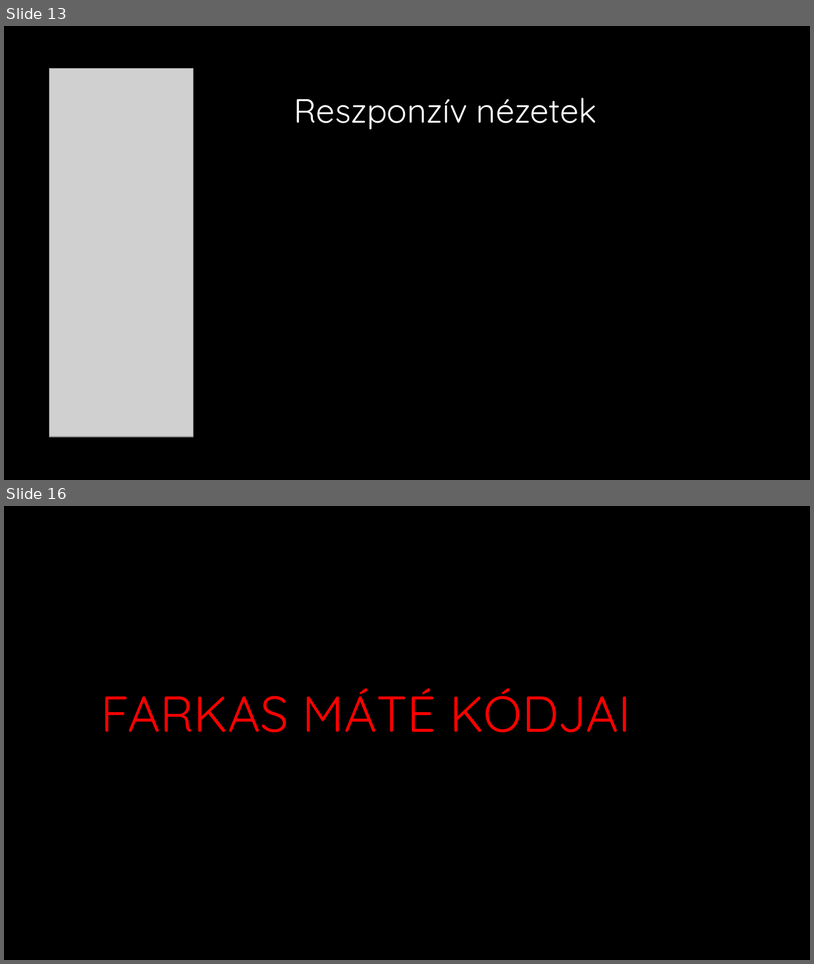
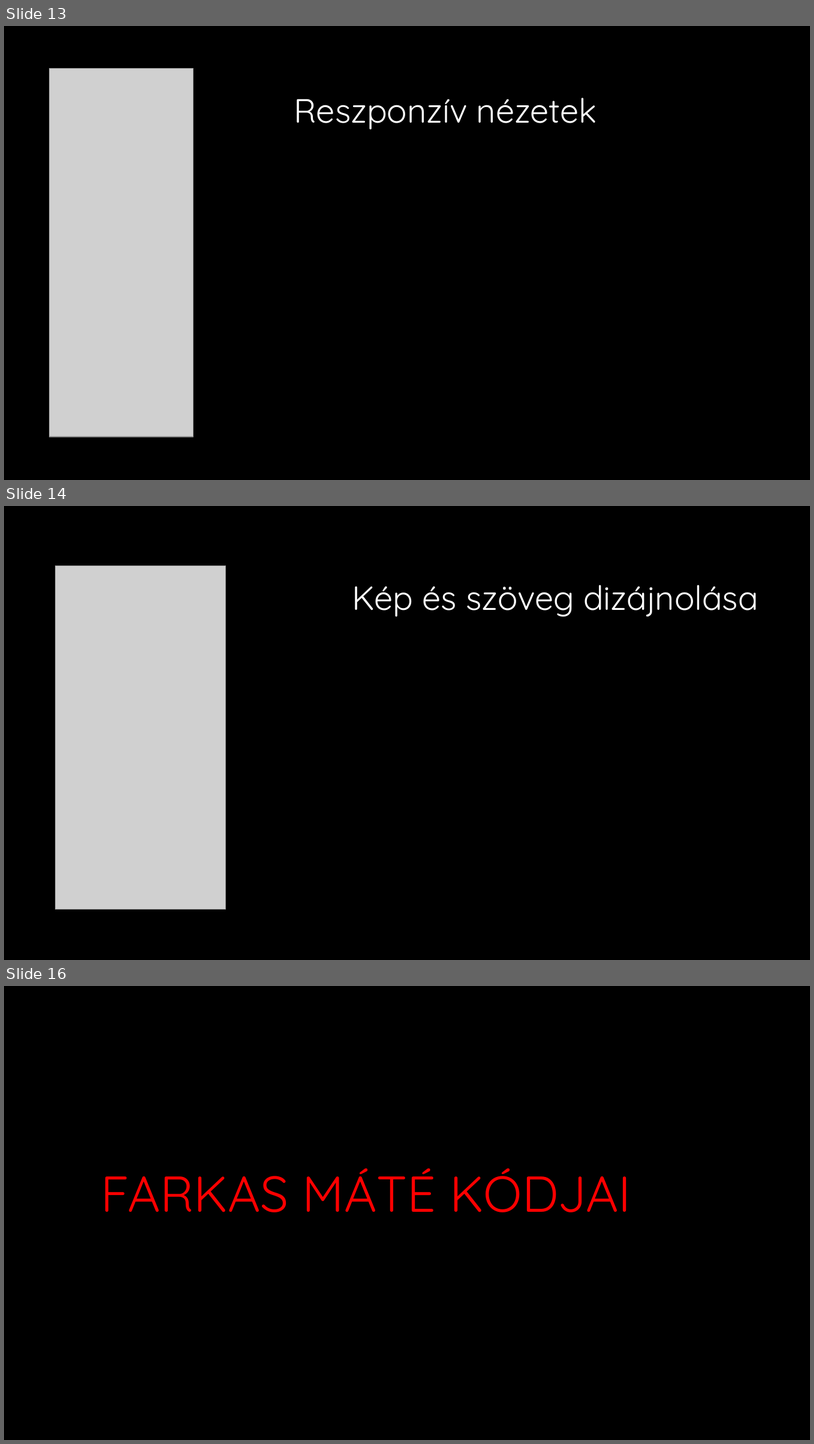
Before and after one commit to ookamim2007-source/D.A.T.M.-D-l-Alf-ldi-Tuning-M-hely.web-, a slide deck: DATM PPT.pptx. Shown one above the other, each under a label of ours: slides 13 and 16 before the commit, slides 13, 14 and 16 after it; the slides between them are not shown. The pictures are 814x964 and 814x1444 pixels, drawn with LibreOffice and Linux fonts; fonts in the diff are those of the drawing; grey boxes stand for pictures; background and template pictures are left out. Boxes give left, top, right and bottom in pixels: in the first picture for what was removed or moved away, otherwise in the second. Text is boxed around its words. In the diff, an @@ line names an element or a change of style, - is before the commit and + after.

```diff
--- a/DATM PPT.pptx
+++ b/DATM PPT.pptx
@@ slide 14 added at [4,506,810,960], background #000000 @@
@@ picture added at [56,565,226,909] @@
@@ title added at [353,585,759,617], 40 pt, text #FFFFFF @@
+Kép és szöveg dizájnolása
```
Also in this commit, not shown: 2 other slides added, 3 slides removed.
